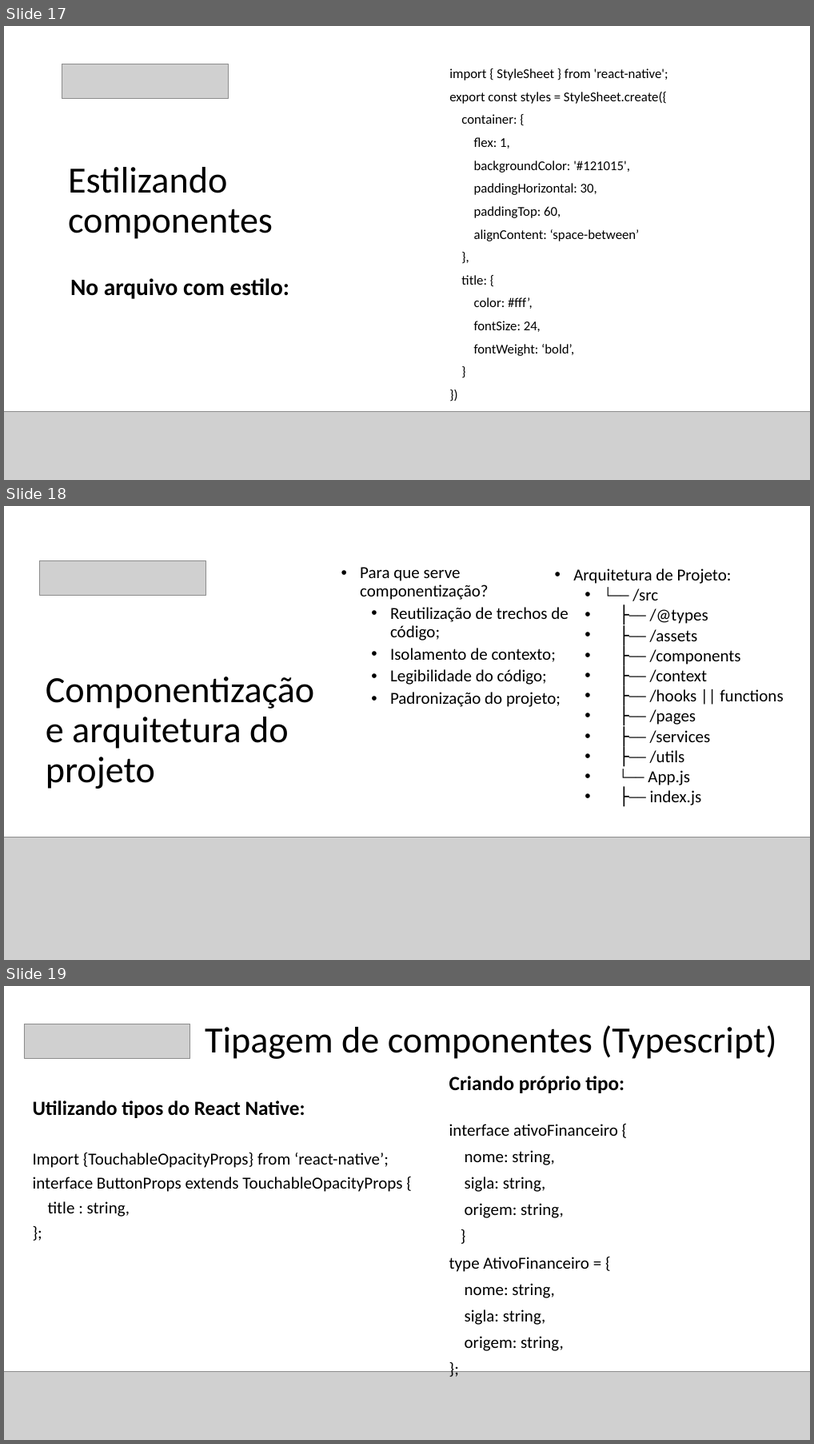
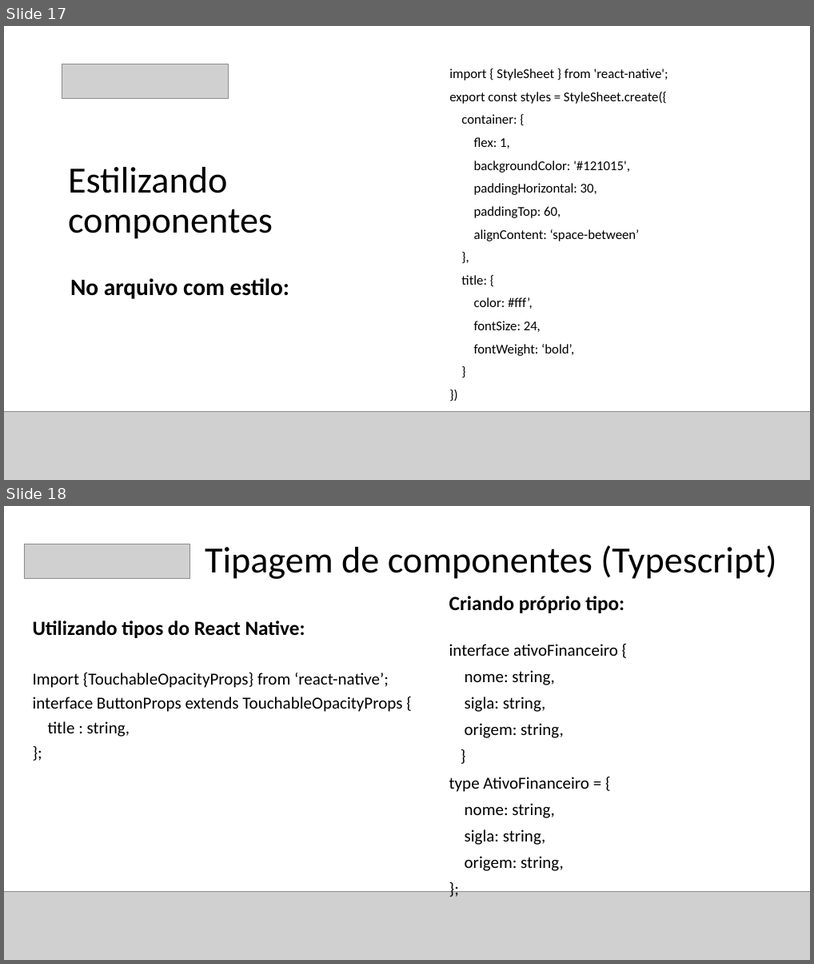
Before and after one commit to FredHSQ/ReactNativeClasses, a slide deck: AulasMaisExplicadas.pptx. Shown one above the other, each under a label of ours: slides 17, 18 and 19 before the commit, slides 17 and 18 after it. The pictures are 814x1444 and 814x964 pixels, drawn with LibreOffice and Linux fonts; fonts in the diff are those of the drawing; grey boxes stand for pictures. Boxes give left, top, right and bottom in pixels: in the first picture for what was removed or moved away, otherwise in the second. Text is boxed around its words. In the diff, an @@ line names an element or a change of style, - is before the commit and + after.

```diff
--- a/AulasMaisExplicadas.pptx
+++ b/AulasMaisExplicadas.pptx
@@ slide 18 removed at (4, 506, 810, 960), background #FFFFFF @@
@@ picture removed at (40, 560, 206, 595) @@
@@ text removed at (360, 567, 568, 707) @@
-• Para que serve componentização?
-  • Reutilização de trechos de código;
-  • Isolamento de contexto;
-  • Legibilidade do código;
-  • Padronização do projeto;
@@ text removed at (574, 568, 783, 805) @@
-• Arquitetura de Projeto:
-  • └── /src
-  • ├── /@types
-  • ├── /assets
-  • ├── /components
-  • ├── /context
-  • ├── /hooks || functions
-  • ├── /pages
-  • ├── /services
-  • ├── /utils
-  • └── App.js
-  • ├── index.js
@@ title removed at (46, 676, 314, 788) @@
-Componentização e arquitetura do projeto
@@ picture removed at (4, 837, 810, 960) @@
@@ what was slide 19 is now slide 18 @@
```
Also in this commit, not shown: 6 other slides removed, 3 other files.
